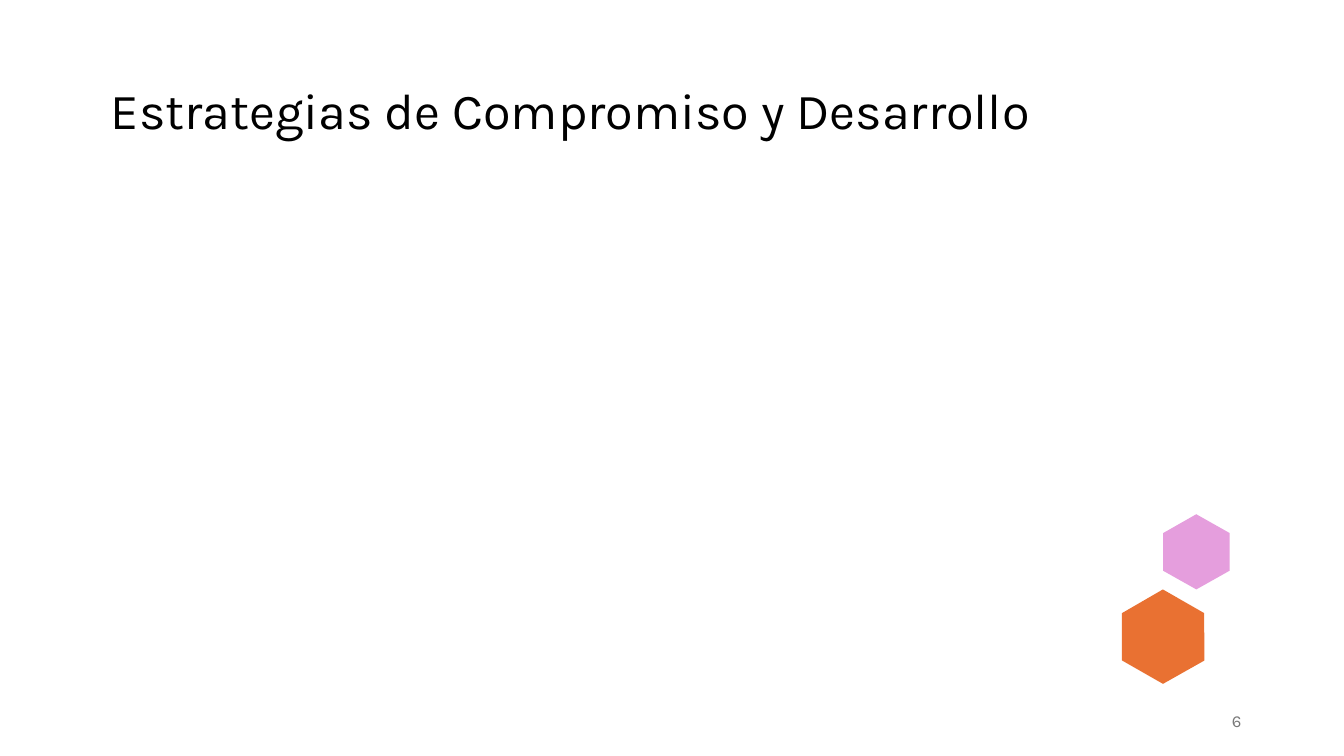
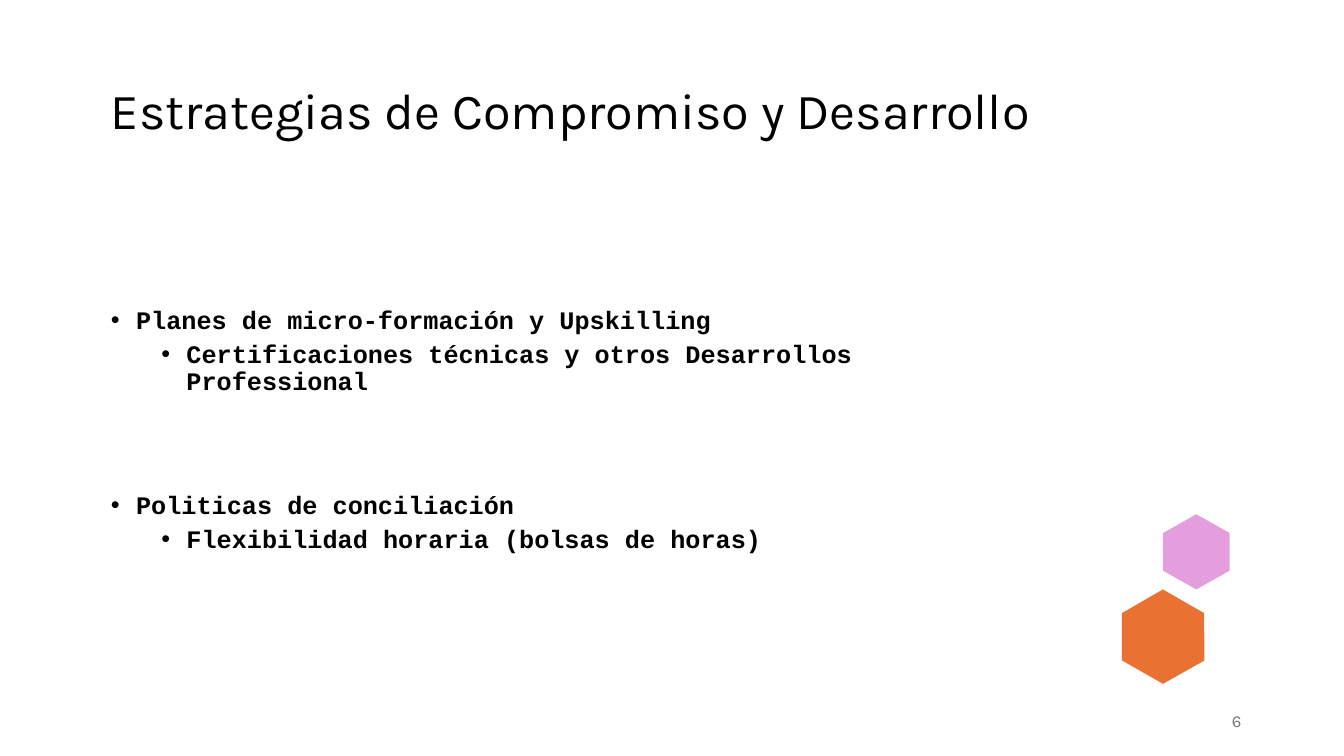
Before and after one commit to ITACADEMYprojectes/ProjecteData, a slide deck: slide 6 of Equip_28/Results/Analisis_PAP_and_ABL_RapidExpres.pptx. Drawn at 1344x756 pixels with LibreOffice and Linux fonts; fonts in the diff are those of the drawing. Boxes give left, top, right and bottom in pixels: in the first picture for what was removed or moved away, otherwise in the second. Text is boxed around its words. In the diff, an @@ line names an element or a change of style, - is before the commit and + after.

```diff
--- a/Equip_28/Results/Analisis_PAP_and_ABL_RapidExpres.pptx
+++ b/Equip_28/Results/Analisis_PAP_and_ABL_RapidExpres.pptx
@@ text added at [136,310,851,554], 18 pt, text #000000, bold @@
+• Planes de micro-formación y Upskilling
+  • Certificaciones técnicas y otros Desarrollos Professional
+• Politicas de conciliación
+  • Flexibilidad horaria (bolsas de horas)
```
Also in this commit, not shown: 1 other slide changed, 1 other file.
